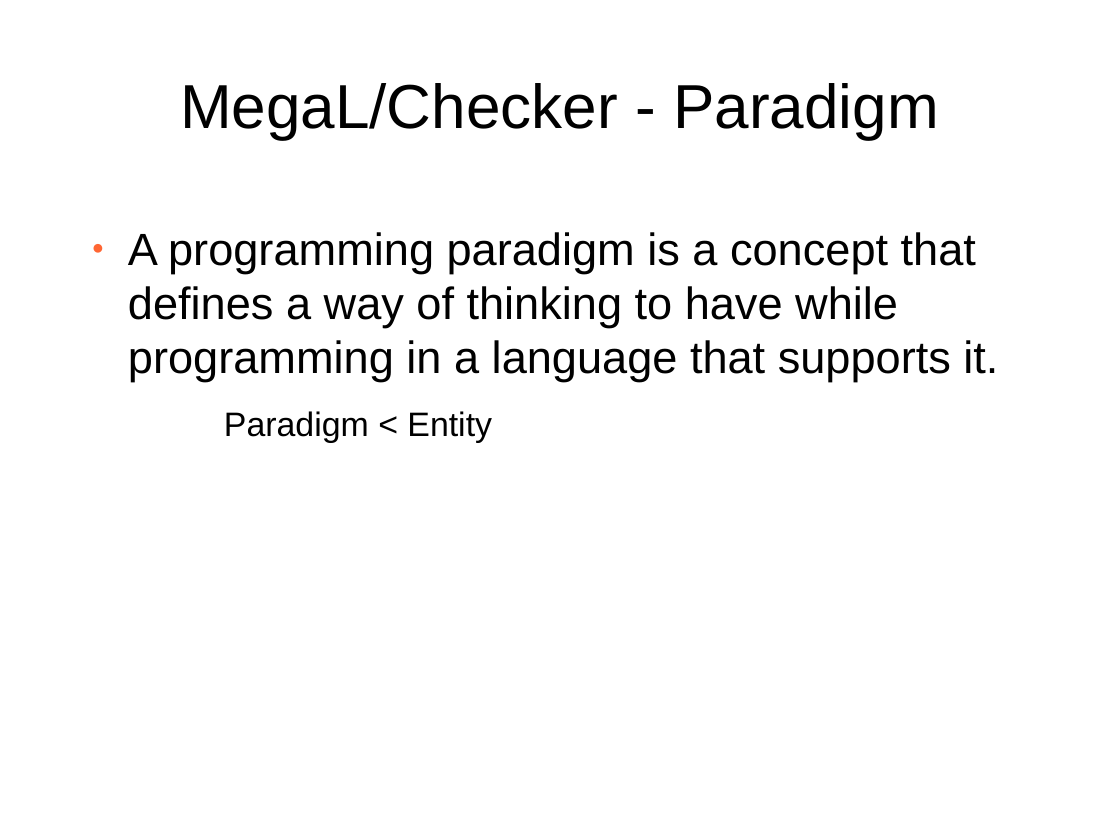
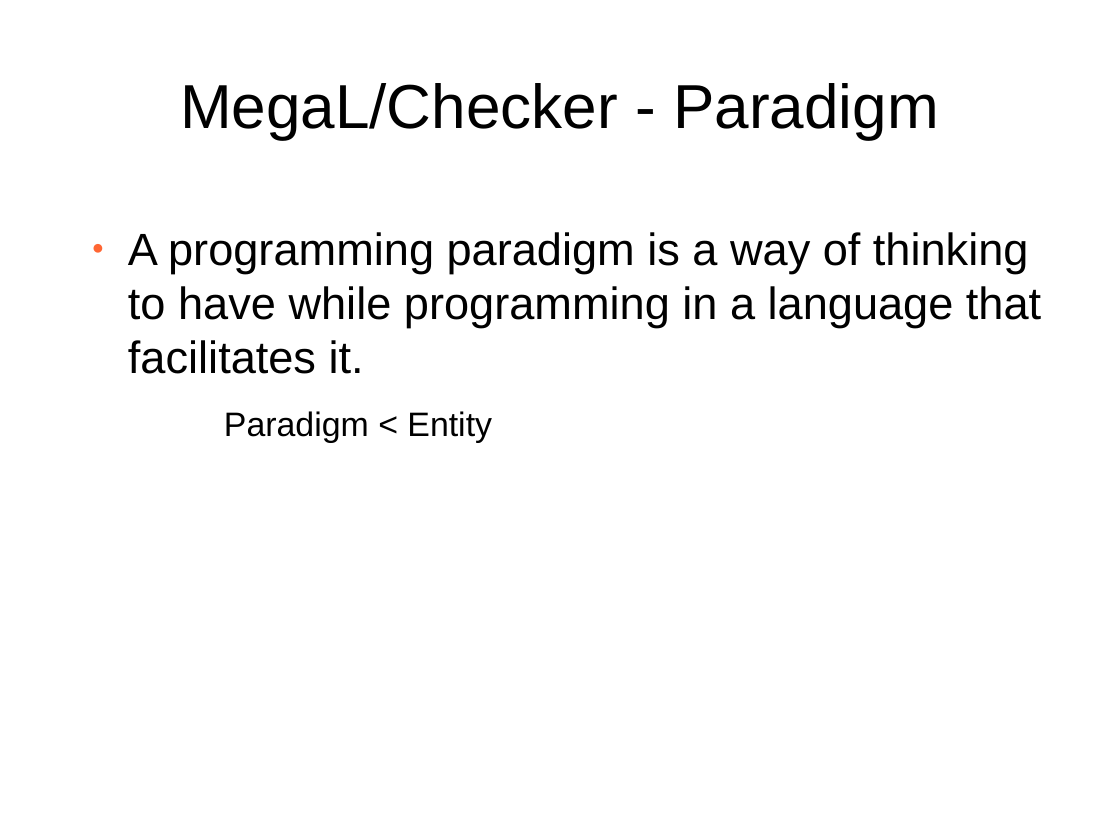
Before and after one commit to softlang/megalib, a slide deck: slide 26 of docs/LanguageDescription.odp. Drawn at 1120x840 pixels with LibreOffice and Linux fonts; fonts in the diff are those of the drawing; background and template pictures are left out. Boxes give left, top, right and bottom in pixels: in the first picture for what was removed or moved away, otherwise in the second. Text is boxed around its words. In the diff, an @@ line names an element or a change of style, - is before the commit and + after.

Commit message:
Minor fix

```diff
--- a/docs/LanguageDescription.odp
+++ b/docs/LanguageDescription.odp
@@ text at [128, 232, 1041, 374]: text changed @@
-● A programming paradigm is a concept that defines a way of thinking to have while programming in a language that supports it.
+● A programming paradigm is a way of thinking to have while programming in a language that facilitates it.
```
Also in this commit, not shown: 2 slides added.
